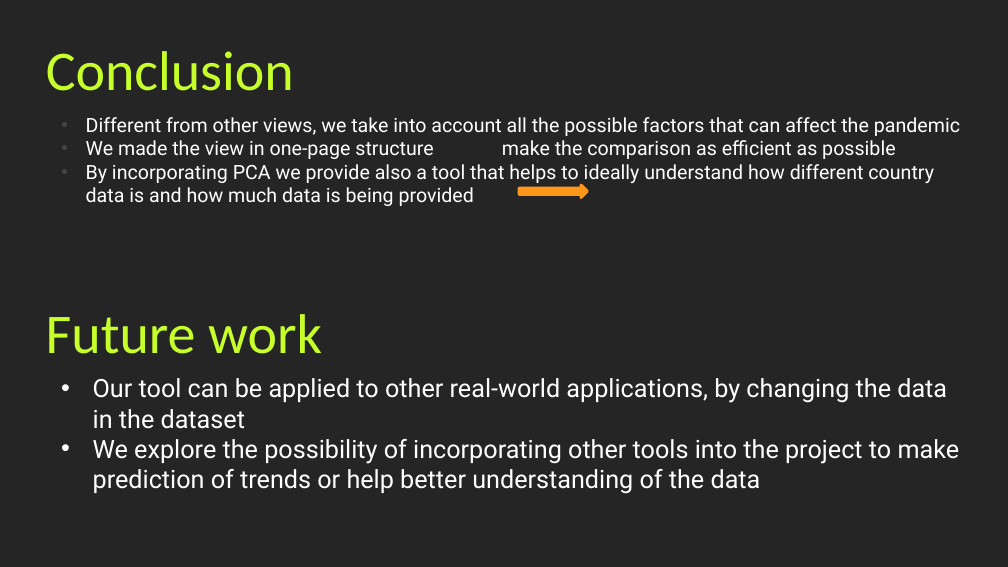
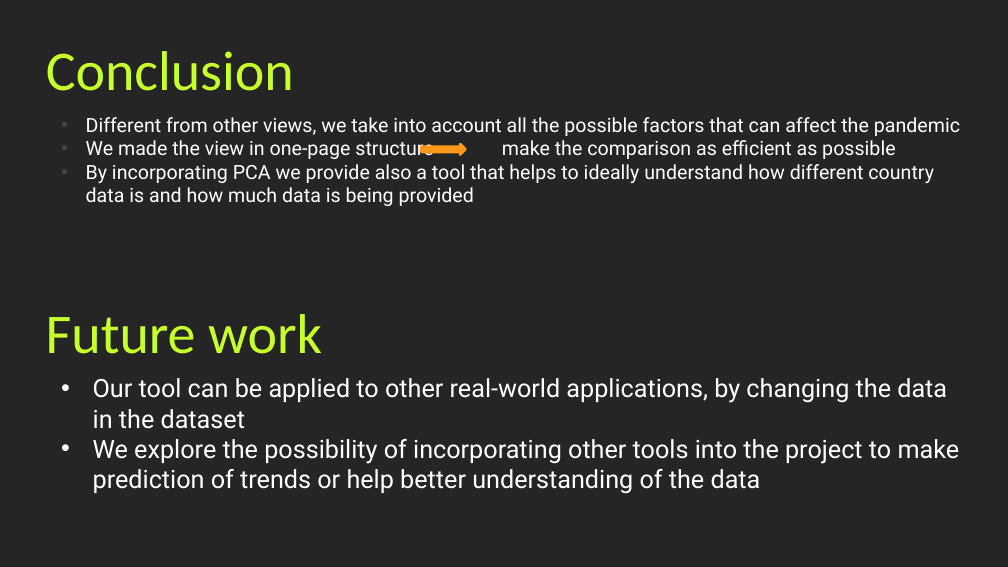
Before and after one commit to Covid19-visualization/Documentation, a slide deck: slide 26 of slides/presentation.pptx. Drawn at 1008x567 pixels with LibreOffice and Linux fonts; fonts in the diff are those of the drawing. Boxes give left, top, right and bottom in pixels: in the first picture for what was removed or moved away, otherwise in the second. Text is boxed around its words. In the diff, an @@ line names an element or a change of style, - is before the commit and + after.

```diff
--- a/slides/presentation.pptx
+++ b/slides/presentation.pptx
@@ right arrow: place and size @@
-right arrow at [519,185,588,199]
+right arrow at [421,144,465,154]
```
Also in this commit, not shown: 11 other slides changed, 1 other file.
